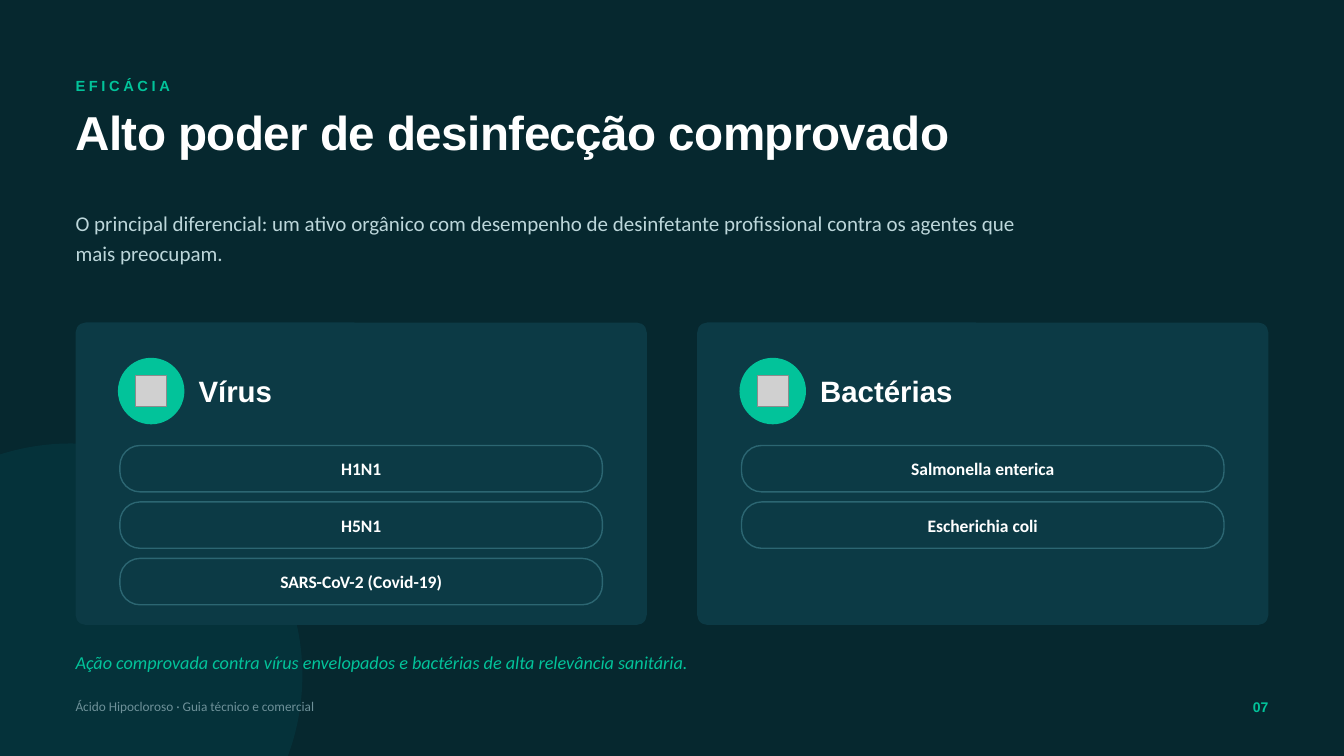
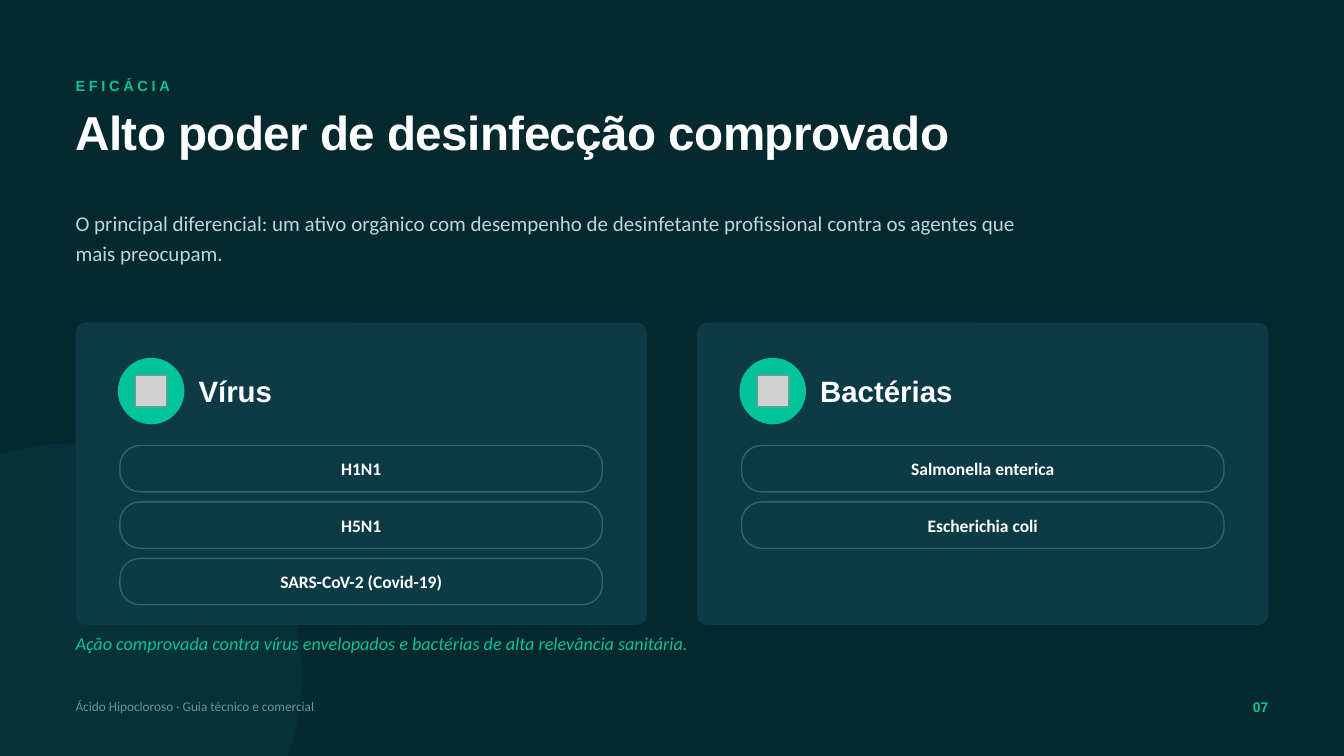
Before and after one commit to eglisbandeira40/Victor, a slide deck: slide 7 of apresentacao/Acido-Hipocloroso-Apresentacao.pptx. Drawn at 1344x756 pixels with LibreOffice and Linux fonts; fonts in the diff are those of the drawing; grey boxes stand for pictures. Boxes give left, top, right and bottom in pixels: in the first picture for what was removed or moved away, otherwise in the second. Text is boxed around its words. In the diff, an @@ line names an element or a change of style, - is before the commit and + after.

```diff
--- a/apresentacao/Acido-Hipocloroso-Apresentacao.pptx
+++ b/apresentacao/Acido-Hipocloroso-Apresentacao.pptx
@@ text "Ação comprovada contra vírus envelopados ...": place and size @@
-text "Ação comprovada contra vírus envelopados ..." at [76,656,687,672]
+text "Ação comprovada contra vírus envelopados ..." at [76,637,687,653]
```
Also in this commit, not shown: 1 other slide changed, 2 other files.
